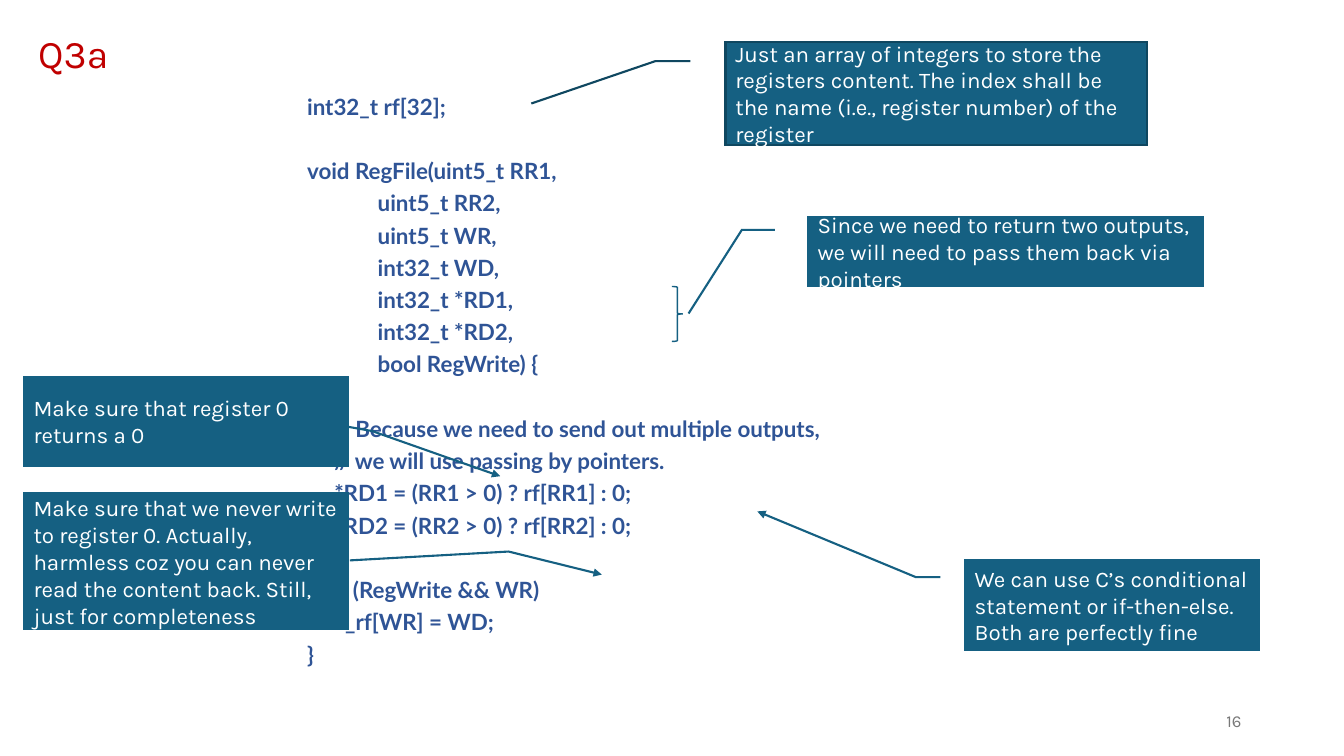
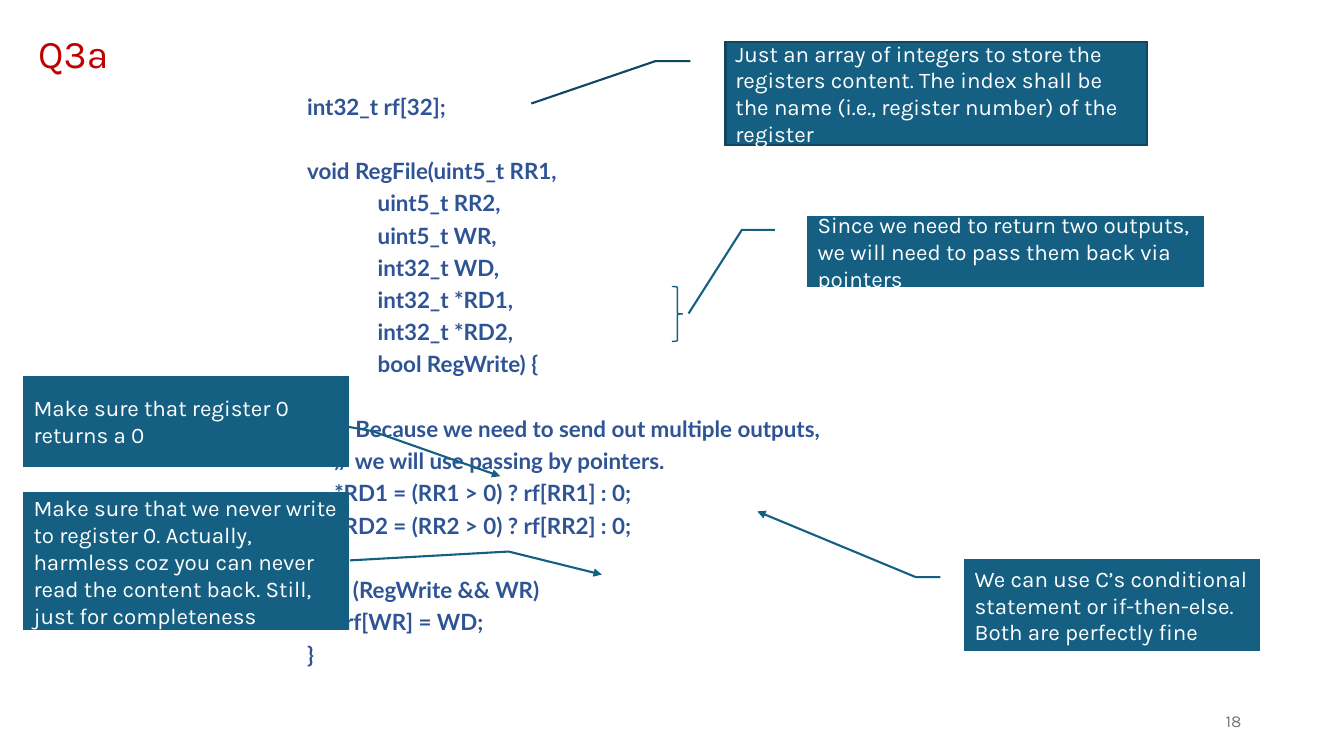
Before and after one commit to theodoreleebrant/TA-2425S1, a slide deck: slide 18 of CS2100/CS2100 Tutorial 5.pptx (slide 16 before the commit). Drawn at 1344x756 pixels with LibreOffice and Linux fonts; fonts in the diff are those of the drawing. Boxes give left, top, right and bottom in pixels: in the first picture for what was removed or moved away, otherwise in the second. Text is boxed around its words. In the diff, an @@ line names an element or a change of style, - is before the commit and + after.

Commit message:
update T5

```diff
--- a/CS2100/CS2100 Tutorial 5.pptx
+++ b/CS2100/CS2100 Tutorial 5.pptx
@@ text at (x1=345, y1=611, x2=483, y2=634): text changed @@
-_rf[WR] = WD;
+rf[WR] = WD;
```
Also in this commit, not shown: 3 other slides changed, 2 slides added.
